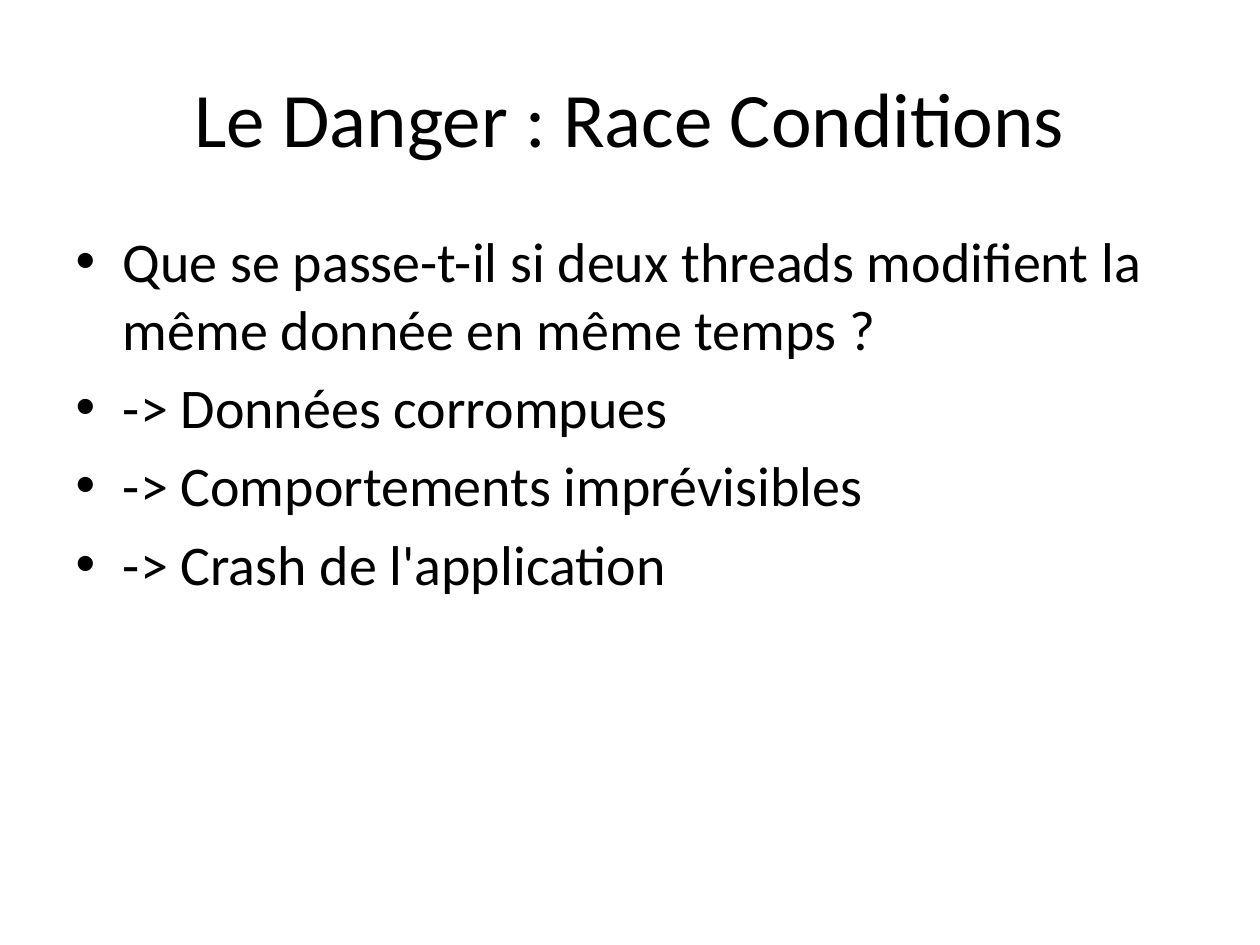
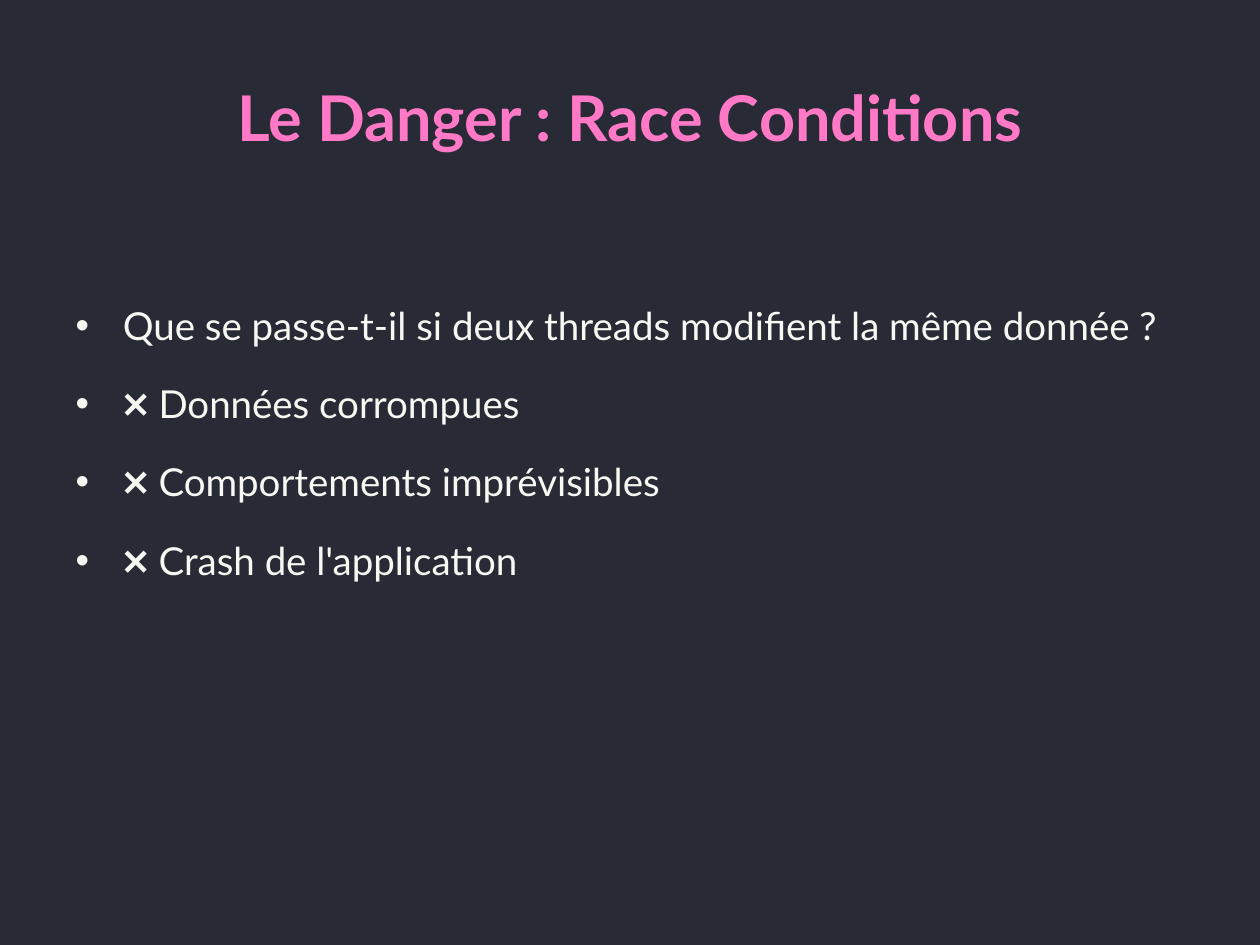
Before and after one commit to nacimoualla/presentation, a slide deck: slide 5 of presentation.pptx (slide 4 before the commit). Drawn at 1260x945 pixels with LibreOffice and Linux fonts; fonts in the diff are those of the drawing. Boxes give left, top, right and bottom in pixels: in the first picture for what was removed or moved away, otherwise in the second. Text is boxed around its words. In the diff, an @@ line names an element or a change of style, - is before the commit and + after.

```diff
--- a/presentation.pptx
+++ b/presentation.pptx
@@ background #FFFFFF to #282A36 @@
@@ title "Le Danger : Race Conditions" at [237,94,1022,153]: size 44 to 36 pt, font Calibri to Lato, text colour #000000 to #FF79C6, bold on @@
@@ text at [123,311,1130,582]: text changed; size 32 to 22 pt; font Calibri to Lato; text colour #000000 to #F8F8F2 @@
-• Que se passe-t-il si deux threads modifient la même donnée en même temps ?
-• -> Données corrompues
-• -> Comportements imprévisibles
-• -> Crash de l'application
+• Que se passe-t-il si deux threads modifient la même donnée ?
+• ❌ Données corrompues
+• ❌ Comportements imprévisibles
+• ❌ Crash de l'application
```
Also in this commit, not shown: 9 other slides changed, 1 slide added, 1 other file.
